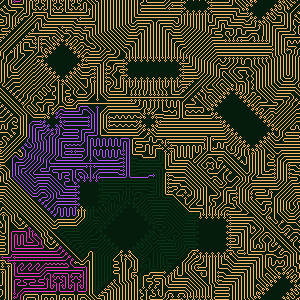
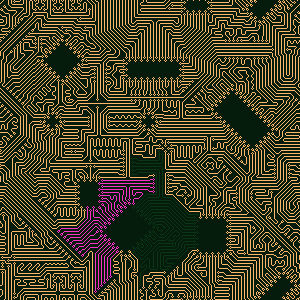
Two versions of the same layered image (300px x 300px). Layer-by-layer changes:
painted on "animated paths" over <box>1,0,155,300</box>
